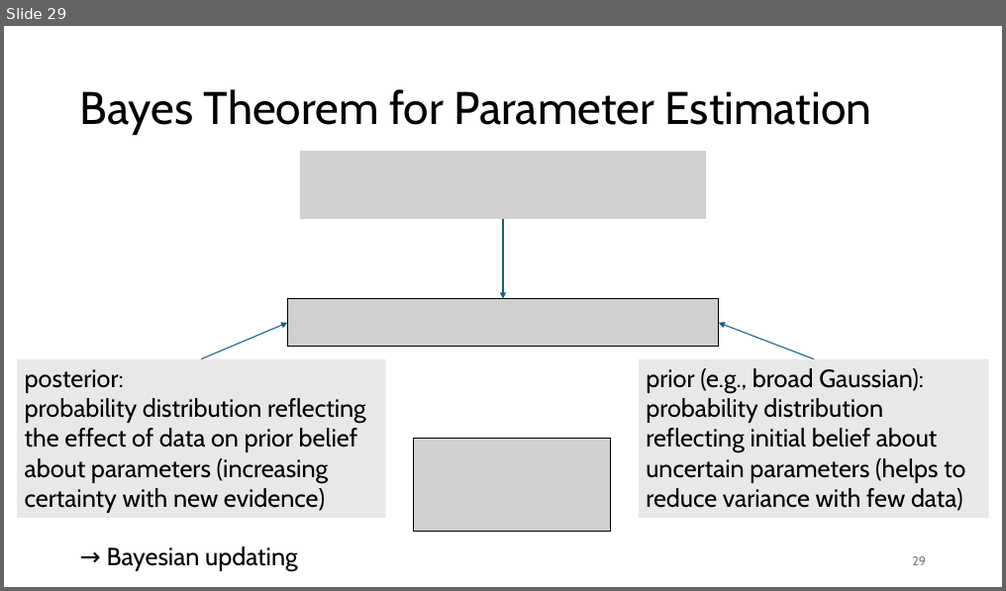
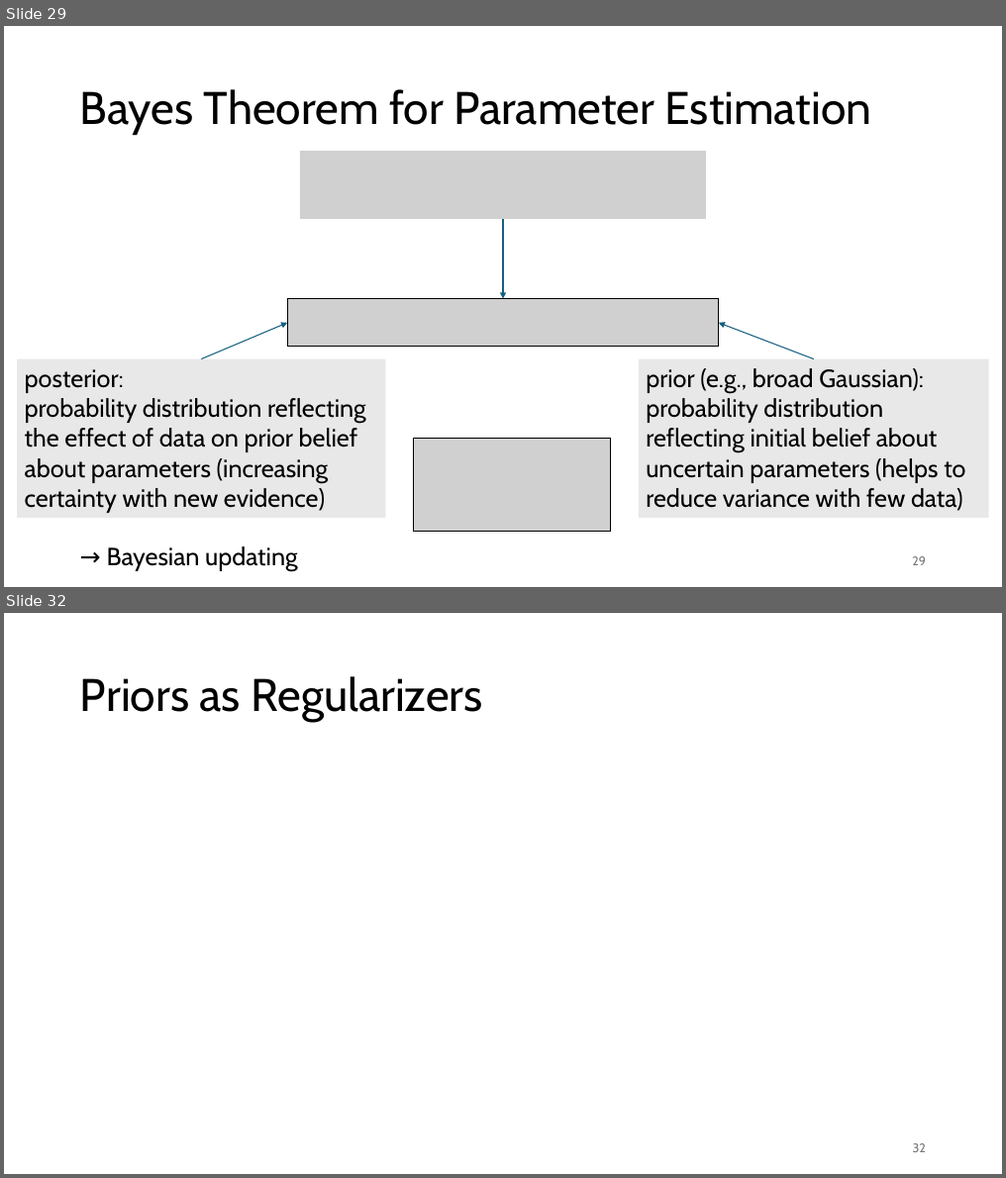
Before and after one commit to FelixWick/data_science, a slide deck: slides/4_parameter_estimation.pptx. Shown one above the other, each under a label of ours: slide 29 before the commit, slides 29 and 32 after it; the slides between them are not shown. The pictures are 1006x591 and 1006x1178 pixels, drawn with LibreOffice and Linux fonts; fonts in the diff are those of the drawing; grey boxes stand for pictures. Boxes give left, top, right and bottom in pixels: in the first picture for what was removed or moved away, otherwise in the second. Text is boxed around its words. In the diff, an @@ line names an element or a change of style, - is before the commit and + after.

```diff
--- a/slides/4_parameter_estimation.pptx
+++ b/slides/4_parameter_estimation.pptx
@@ slide 32 added at bbox=[4, 613, 1002, 1174], background #FFFFFF @@
@@ title added at bbox=[80, 676, 482, 722], 44 pt, text #000000 @@
+Priors as Regularizers
@@ page number added at bbox=[913, 1144, 926, 1153], 12 pt, text #797979 @@
+32
```
Also in this commit, not shown: 3 slides changed, 6 other slides added, 2 slides removed, 1 other file.
